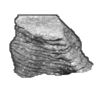
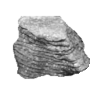
Layered file, before and after one edit (100 x 100). Changes by layer:
hid "line" over box(9, 14, 94, 72)
painted on "Pasted Layer" over box(9, 14, 94, 80)
